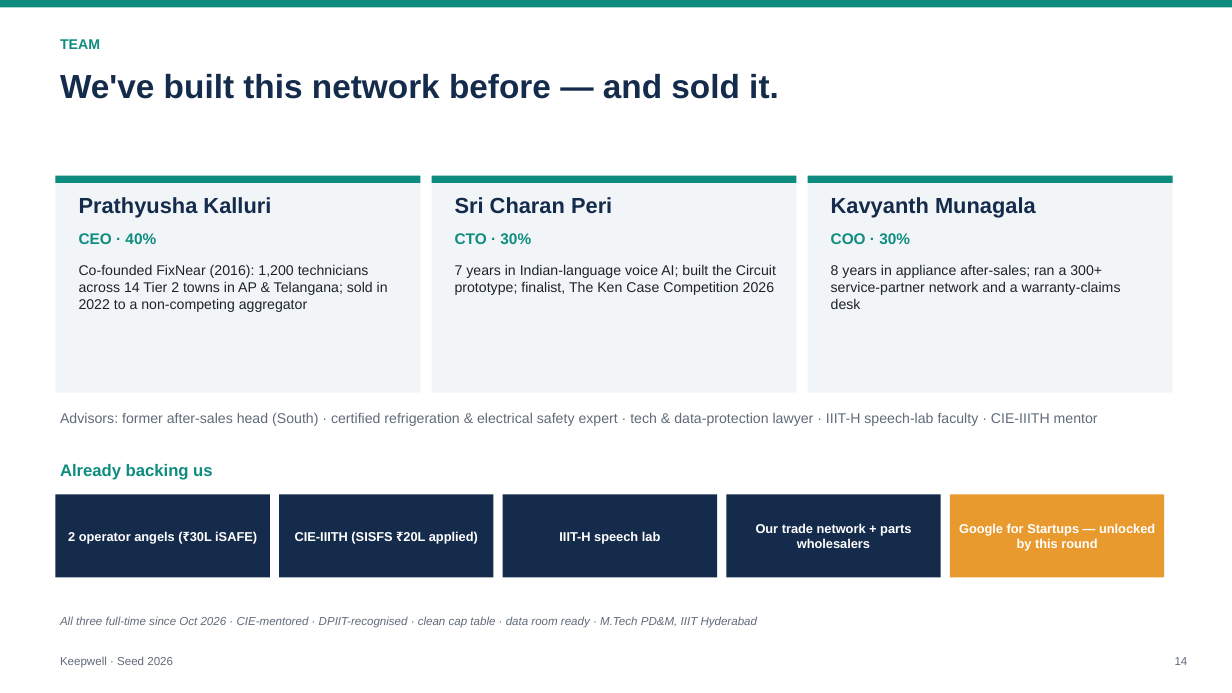
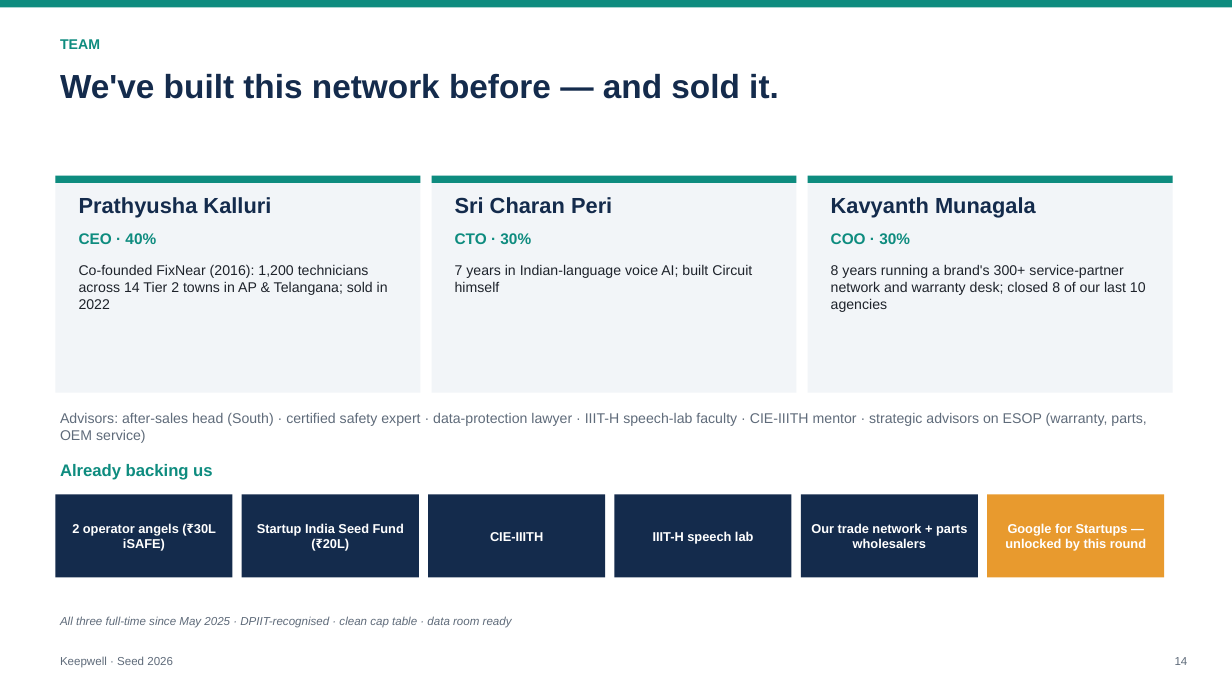
Before and after one commit to PrathyushaKalluri/keepwell, a slide deck: slide 14 of pitch/deck/Keepwell_Seed_Deck.pptx. Drawn at 1232x693 pixels with LibreOffice and Linux fonts; fonts in the diff are those of the drawing. Boxes give left, top, right and bottom in pixels: in the first picture for what was removed or moved away, otherwise in the second. Text is boxed around its words. In the diff, an @@ line names an element or a change of style, - is before the commit and + after.

```diff
--- a/pitch/deck/Keepwell_Seed_Deck.pptx
+++ b/pitch/deck/Keepwell_Seed_Deck.pptx
@@ text at [79, 264, 388, 309]: text changed @@
-Co-founded FixNear (2016): 1,200 technicians across 14 Tier 2 towns in AP & Telangana; sold in 2022 to a non-competing aggregator
+Co-founded FixNear (2016): 1,200 technicians across 14 Tier 2 towns in AP & Telangana; sold in 2022
@@ text at [455, 264, 752, 292]: text changed @@
-7 years in Indian-language voice AI; built the Circuit prototype; finalist, The Ken Case Competition 2026
+7 years in Indian-language voice AI; built Circuit himself
@@ text at [831, 264, 1146, 312]: text changed @@
-8 years in appliance after-sales; ran a 300+ service-partner network and a warranty-claims desk
+8 years running a brand's 300+ service-partner network and warranty desk; closed 8 of our last 10 agencies
@@ text at [60, 413, 1146, 443]: text changed @@
-Advisors: former after-sales head (South) · certified refrigeration & electrical safety expert · tech & data-protection lawyer · IIIT-H speech-lab faculty · CIE-IIITH mentor
+Advisors: after-sales head (South) · certified safety expert · data-protection lawyer · IIIT-H speech-lab faculty · CIE-IIITH mentor · strategic advisors on ESOP (warranty, parts, OEM service)
@@ text "2 operator angels (₹30L iSAFE)" rewrapped from [68, 531, 257, 543] to [72, 523, 216, 551] @@
@@ rectangle: place and size @@
-rectangle at [55, 494, 270, 578]
+rectangle at [55, 494, 233, 578]
@@ rectangle: place and size @@
-rectangle at [279, 494, 494, 578]
+rectangle at [242, 494, 420, 578]
@@ rectangle: place and size @@
-rectangle at [503, 494, 717, 578]
+rectangle at [428, 494, 605, 578]
@@ rectangle: place and size @@
-rectangle at [726, 494, 941, 578]
+rectangle at [615, 494, 792, 578]
@@ text "IIIT-H speech lab": place and size @@
-text "IIIT-H speech lab" at [559, 531, 661, 543]
+text "IIIT-H speech lab" at [653, 531, 754, 543]
@@ text "Our trade network + parts ...": place and size @@
-text "Our trade network + parts ..." at [756, 523, 911, 548]
+text "Our trade network + parts ..." at [811, 523, 967, 548]
@@ rectangle: place and size @@
-rectangle at [950, 494, 1165, 578]
+rectangle at [801, 494, 979, 578]
@@ rectangle at [801, 494, 979, 578]: fill #E89A2E to #142B4C @@
@@ text "Google for Startups — unlocked ..." rewrapped from [959, 523, 1155, 551] to [1005, 523, 1146, 551] @@
@@ rectangle added at [987, 494, 1165, 578], fill #E89A2E @@
@@ text at [257, 523, 404, 551]: text changed @@
-CIE-IIITH (SISFS ₹20L applied)
+Startup India Seed Fund (₹20L)
@@ text added at [490, 532, 543, 541], 10 pt, text #FFFFFF, bold @@
+CIE-IIITH
@@ text at [60, 617, 512, 628]: text changed @@
-All three full-time since Oct 2026 · CIE-mentored · DPIIT-recognised · clean cap table · data room ready · M.Tech PD&M, IIIT Hyderabad
+All three full-time since May 2025 · DPIIT-recognised · clean cap table · data room ready
```
Also in this commit, not shown: 24 other slides changed, 25 other files.
